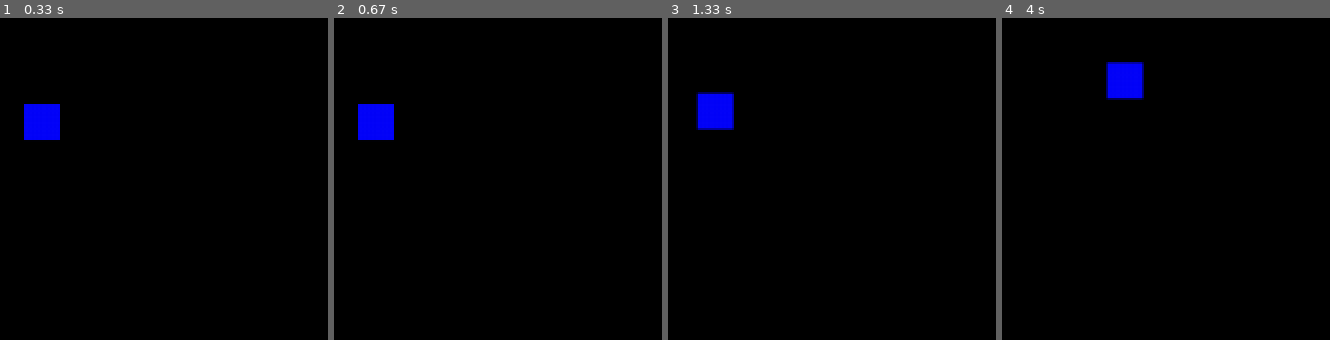
Above: before the commit, frames 1-4 (left to right).
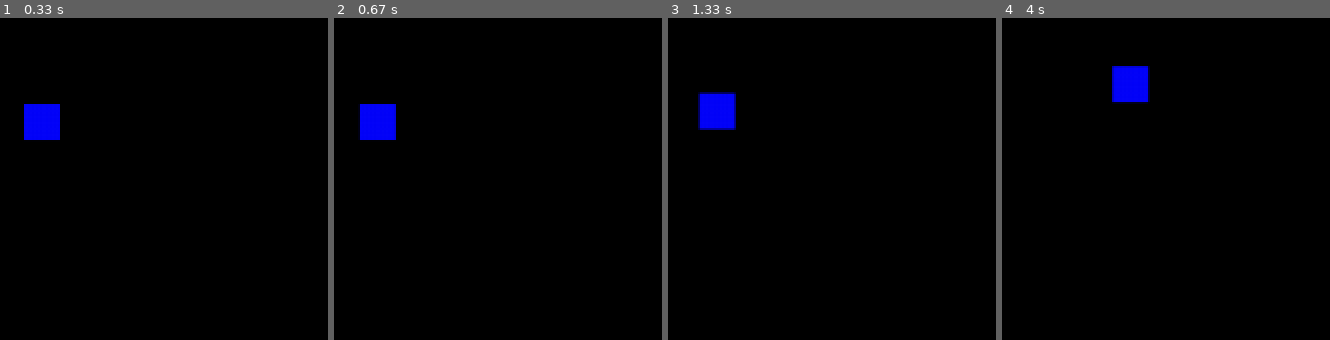
Above: after the commit, the same moments.

Repository: rukarangi/PygamePhysics
Game: pygame game, started from game.py
The game is run twice, just before and just after one commit, with the same random seed, the same clock (stepped at 60 frames per second) and the same inputs.
Inputs (mouse positions are in pixels of both pictures, inside the frame that each line leads up to):
- Up to frame 1 (0.33 s): no input
- Up to frame 2 (0.67 s): press the mouse at (outside the picture) at 0.37 s; move the mouse to (outside the picture) at 0.47 s; release the mouse at (outside the picture) at 0.6 s
- Up to frame 3 (1.33 s): press the mouse at (outside the picture) at 0.7 s; move the mouse to (outside the picture) at 0.8 s; release the mouse at (outside the picture) at 0.93 s; press the mouse at (outside the picture) at 1.03 s; move the mouse to (outside the picture) at 1.13 s; release the mouse at (outside the picture) at 1.27 s
- Up to frame 4 (4 s): press the mouse at (outside the picture) at 1.37 s; move the mouse to (outside the picture) at 1.47 s; release the mouse at (outside the picture) at 1.6 s; press the mouse at (outside the picture) at 1.7 s; move the mouse to (outside the picture) at 1.8 s; release the mouse at (outside the picture) at 1.93 s; press the mouse at (outside the picture) at 2.03 s; move the mouse to (outside the picture) at 2.13 s; release the mouse at (outside the picture) at 2.27 s; press the mouse at (outside the picture) at 2.37 s; move the mouse to (outside the picture) at 2.47 s; release the mouse at (outside the picture) at 2.6 s; press the mouse at (outside the picture) at 2.7 s; move the mouse to (outside the picture) at 2.8 s; release the mouse at (outside the picture) at 2.93 s; press the mouse at (outside the picture) at 3.03 s; move the mouse to (outside the picture) at 3.13 s; release the mouse at (outside the picture) at 3.27 s; press the mouse at (outside the picture) at 3.37 s; move the mouse to (outside the picture) at 3.47 s; release the mouse at (outside the picture) at 3.6 s; press the mouse at (outside the picture) at 3.7 s; move the mouse to (outside the picture) at 3.8 s; release the mouse at (outside the picture) at 3.93 s

Frame 1 is identical in both runs. In frame 2, 0.1% of the frame differs, in the area x 7-19%, y 26-38%; in frame 3, 0.3%; in frame 4, 0.9%, in the area x 31-46%, y 13-27%.

Commit message:
Cleaned up things, added vecter2d class.

Diff:
--- a/game.py
+++ b/game.py
@@ -9,36 +9,46 @@
 
 screen = pygame.display.set_mode(size=(wWidth, wHeight))
 
+class Vector2d:
+	def __init__(self, x=0, y=0):
+		self.x = x
+		self.y = y
+
+class MouseInfo:
+	def __init__(self, start, end, current):
+		self.start = start
+		self.end = end
+		self.current = current
+
 running = True
 
 gravityEnable = False
 frictionEnable = True
 ceilingEnable = True
 
-testx = 500
-testy = 850
-testRect = pygame.Rect(testx,testy,20,20)
+#coords.x = 500
+#coords.y = 850
+coords = Vector2d(500,850)
+testRect = pygame.Rect(coords.x,coords.y,20,20)
 mouseRect1 = pygame.Rect(-100,-100,20,20)
 mouseRect2 = pygame.Rect(-100,-100,20,20)
 angleInfoRect = pygame.Rect(-100,-100,20,20)
 dirtyRects = []
 
-xModifier = 0
-yModifier = 0
+modifier = Vector2d()
 
-gravity = 0.01
+physicalEffects ={
+	"gravity": 0.01,
+	"friction": 0.9999,
+	"elasticty": 1
+}
 
 framecounter = 0
-xRebound = 0
-yRebound = 0
 
-mouseStartx = 0
-mouseStarty = 0
-mouseEndx = 0
-mouseEndy = 0
+mouse = MouseInfo(Vector2d(), Vector2d(), Vector2d())
 
 mouseAngle = 0
-mouseDistance = 0
+mouseDistance = [0,0,0]
 
 throw = False
 aiming = False
@@ -46,131 +56,113 @@
 
 font = pygame.font.SysFont("Arial", 20)
 
+def mouseDistances(targetPoint):
+	"""Returns a list of the Vertical, Horizontal, and Hypotunuse distances"""
+	mouseDistancex = (mouse.start.x - targetPoint.x) if (mouse.start.x - targetPoint.x) != 0 else 1
+	mouseDistancey = (mouse.start.y - targetPoint.y)
+	return Vector2d(mouseDistancex, mouseDistancey)
+
+def pythagoras(horizontal, vertical):
+	distance = math.sqrt(abs(horizontal ** 2) + abs(vertical ** 2))
+	return distance
+
+def applyModifiers():
+	if gravityEnable:
+		modifier.y += physicalEffects.get("gravity")
+
+	if frictionEnable:
+		modifier.x *= physicalEffects.get("friction")
+		modifier.y *= physicalEffects.get("friction")
+
+	if coords.x > wWidth - 20:
+		modifier.x *= -1 * physicalEffects.get("elasticty")
+		coords.x = wWidth - 21
+	elif coords.x < 0:
+		modifier.x *= -1 * physicalEffects.get("elasticty")
+		coords.x = 1
+
+	if coords.y > wHeight - 20:
+		modifier.y *= -1 * physicalEffects.get("elasticty")
+		coords.y = wHeight - 21
+
+	if ceilingEnable:
+		if coords.y < 0:
+			modifier.y *= -1 * physicalEffects.get("elasticty")
+			coords.y = 1
+
+	coords.x += modifier.x / 10
+	coords.y += modifier.y / 10
 
 while running:
 	framecounter += 1
+
+	# Mouse and exit event handling
 
 	for event in pygame.event.get():
 		if event.type == pygame.QUIT:
 			running = False
 
 		if event.type == pygame.MOUSEBUTTONDOWN:
-			mouseStartx = event.pos[0]
-			mouseStarty = event.pos[1]
+			mouse.start.x = event.pos[0]
+			mouse.start.y = event.pos[1]
 
 			aiming = True
 
-			#print(mouseStartx, mouseStarty)
-
 		if event.type == pygame.MOUSEBUTTONUP:
-			mouseEndx = event.pos[0]
-			mouseEndy = event.pos[1]
+			mouse.end.x = event.pos[0]
+			mouse.end.y = event.pos[1]
 
 			throw = True
 			aiming = False
 
-			#print(mouseEndx, mouseEndy)
+	if aiming:
+		mouse.current.x = pygame.mouse.get_pos()[0]
+		mouse.current.y = pygame.mouse.get_pos()[1]
 
-	# Mouse angle, distance 180/pi
-	# math.atan(y dist / x dist)
-
-	if aiming:
-		mouseCurrentx = pygame.mouse.get_pos()[0]
-		mouseCurrenty = pygame.mouse.get_pos()[1]
-
-		mouseDistancexD = (mouseStartx - mouseCurrentx) if (mouseStartx - mouseCurrentx) != 0 else 1
-		mouseDistanceyD = (mouseStarty - mouseCurrenty)
-
-		mouseAngleD = math.atan(mouseDistanceyD / mouseDistancexD) * (180/math.pi) * -1
-		mouseDistanceD = math.sqrt(abs(mouseDistancexD ** 2) + abs(mouseDistanceyD ** 2))
+		mouseDistance = mouseDistances(mouse.current)
+		mouseAngle = math.atan(mouseDistance.y / mouseDistance.x) * (180/math.pi) * -1
 
 		dirtyRects.append(mouseRect1)
 		dirtyRects.append(mouseRect2)
 		dirtyRects.append(angleInfoRect)
 
-		mouseRect1 = pygame.Rect(mouseStartx, mouseStarty, 20, 20)
-		mouseRect2 = pygame.Rect(mouseCurrentx, mouseCurrenty, 20, 20)
-		angleInfoRect = pygame.Rect(mouseStartx + 50, mouseStarty, 100, 100)
-		text = font.render(str(math.floor(mouseAngleD)), False, (255,255,255))
+		mouseRect1 = pygame.Rect(mouse.start.x, mouse.start.y, 20, 20)
+		mouseRect2 = pygame.Rect(mouse.current.x, mouse.current.y, 20, 20)
+		angleInfoRect = pygame.Rect(mouse.start.x + 50, mouse.start.y, 100, 100)
+		text = font.render(str(math.floor(mouseAngle)), False, (255,255,255))
 
-	if throw:
-		mouseDistancex = (mouseStartx - mouseEndx) if (mouseStartx - mouseEndx) != 0 else 1
-		mouseDistancey = (mouseStarty - mouseEndy)
-
-		#print(mouseDistancex, mouseDistancey)
-
-		mouseAngle = math.atan(mouseDistancey / mouseDistancex) * (180/math.pi) * -1
-		#print(mouseAngle)
-
-		mouseDistance = math.sqrt(abs(mouseDistancex ** 2) + abs(mouseDistancey ** 2))
-		#print(mouseDistance)
-
-		xModifier += (mouseDistancex / mouseDistance) * throwMult * (abs(mouseDistance)/200)
-		yModifier += (mouseDistancey / mouseDistance) * throwMult * (abs(mouseDistance)/200)
-
-		#xModifier += math.sin(90 - mouseAngle)
-		#yModifier += math.cos(90 - mouseAngle)
-
-		#print((math.sin(90 - mouseAngle)), (math.cos(90 - mouseAngle)))
+		dirtyRects.append(mouseRect1)
+		dirtyRects.append(mouseRect2)
+		dirtyRects.append(angleInfoRect)
 
 
-
-	throw = False
 	# Fill, and rect update
 
 	screen.fill((0,0,0))
 
 	dirtyRects.append(testRect)
-
-	testRect = pygame.Rect(testx,testy,20,20)
-
+	testRect = pygame.Rect(coords.x,coords.y,20,20)
 	pygame.draw.rect(screen, (5,5,250), testRect)
 
 	if aiming:
-		dirtyRects.append(mouseRect1)
-		dirtyRects.append(mouseRect2)
-		dirtyRects.append(angleInfoRect)
 		pygame.draw.rect(screen, (255,255,255), mouseRect1)
 		pygame.draw.rect(screen, (255,255,255), mouseRect2)
 		screen.blit(text, angleInfoRect)
 
-	#print(aiming)
 
-	# Modifiers
-	if gravityEnable:
-		yModifier += gravity
+	if throw:
+		mouseDistance = mouseDistances(mouse.end)
 
-	if frictionEnable:
-		yModifier *= 0.9999
-		xModifier *= 0.9999
+		mouseDistanceReal = pythagoras(mouseDistance.x, mouseDistance.y)
 
-	#if xModifier < 0.01:
-	#	xModifier = 0
-	#if yModifier < 0.01:
-	#	yModifier = 0
+		modifier.x += (mouseDistance.x / mouseDistanceReal) * throwMult * (abs(mouseDistanceReal)/200)
+		modifier.y += (mouseDistance.y / mouseDistanceReal) * throwMult * (abs(mouseDistanceReal)/200)
 
-	#print(xModifier, yModifier)
+	#print(modifier.x, modifier.y)
 
-	if (framecounter - xRebound) > 400:
-		if testx > wWidth - 20:
-			xModifier *= -1
-			xRebound = framecounter
-		elif testx < 0:
-			xModifier *= -1
-			xRebound = framecounter
+	throw = False
 
-	if (framecounter - yRebound) > 400:
-		if testy > wHeight - 20:
-			yModifier *= -1
-			yRebound = framecounter
-		if ceilingEnable:
-			if testy < 0:
-				yModifier *= -1
-				yRebound = framecounter
-
-	if framecounter % 10 == 0:
-		testx += xModifier
-		testy += yModifier
+	applyModifiers()
 
 	# Tidy and update
 
